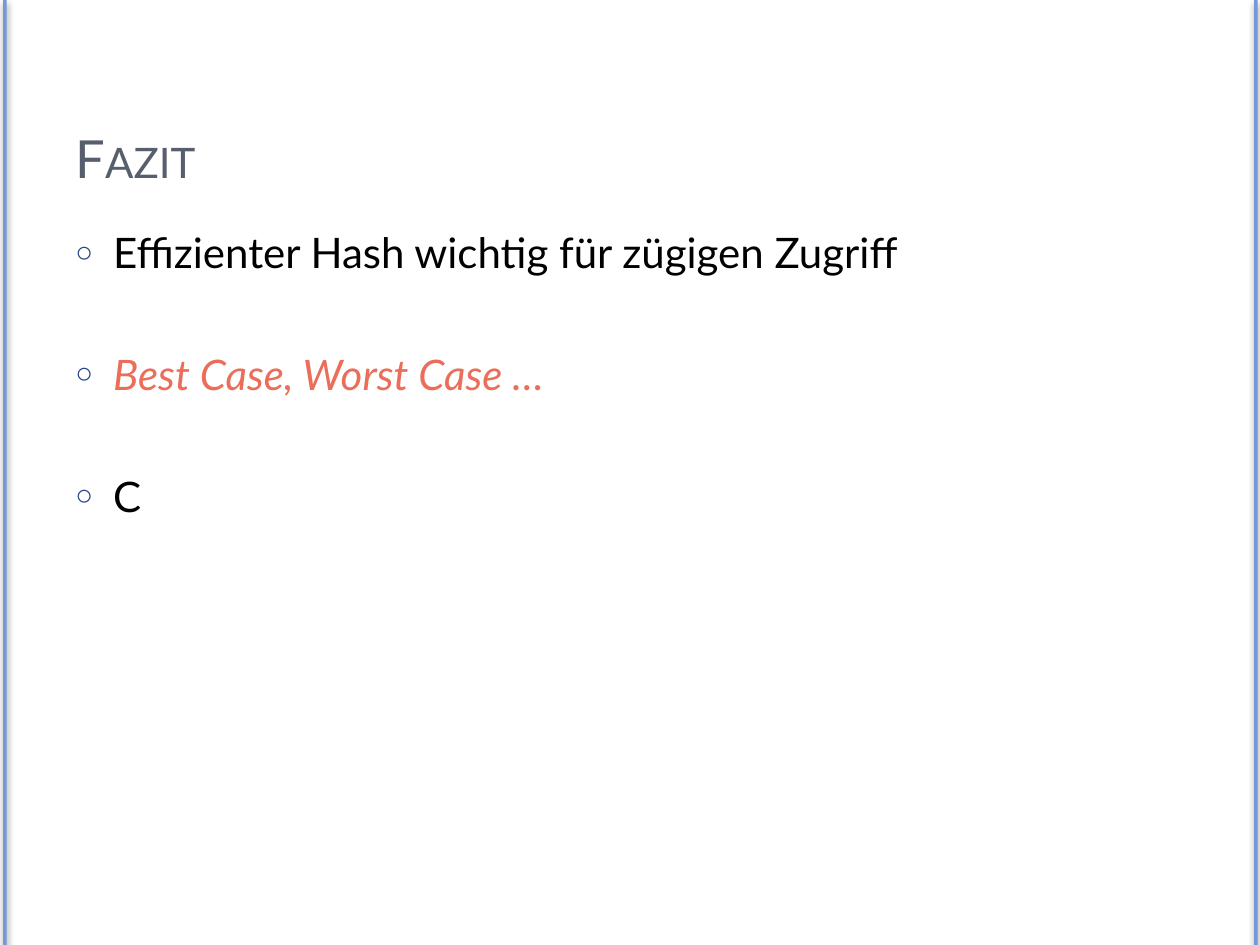
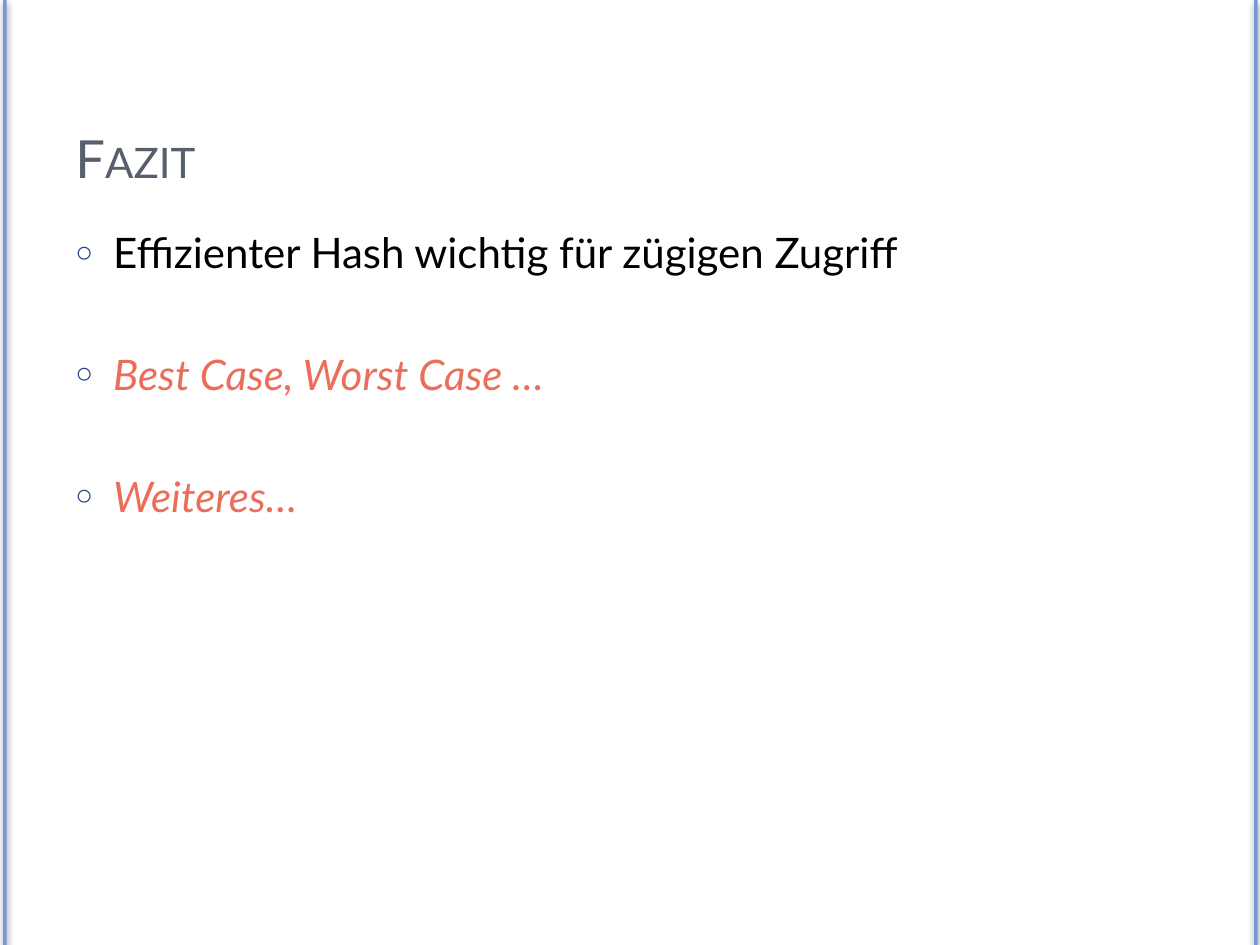
Before and after one commit to Exa-THM/HashTesting, a slide deck: slide 20 of Presentation/exa-hashes.pptx (slide 17 before the commit). Drawn at 1260x945 pixels with LibreOffice and Linux fonts; fonts in the diff are those of the drawing. Boxes give left, top, right and bottom in pixels: in the first picture for what was removed or moved away, otherwise in the second. Text is boxed around its words. In the diff, an @@ line names an element or a change of style, - is before the commit and + after.

```diff
--- a/Presentation/exa-hashes.pptx
+++ b/Presentation/exa-hashes.pptx
@@ text at (113, 481, 297, 513): text changed; text colour #000000 to #EB6E5A; italic on @@
-○ C
+○ Weiteres…
```
Also in this commit, not shown: 6 other slides changed, 4 slides added, 1 slide removed.
